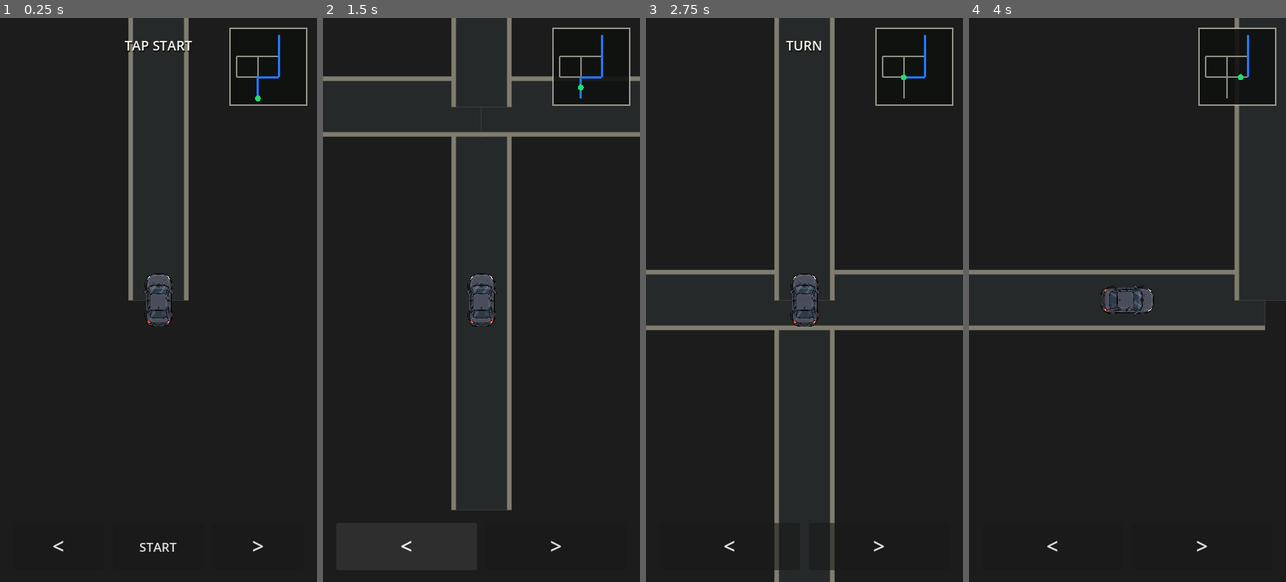
Above: before the commit, frames 1-4 (left to right).
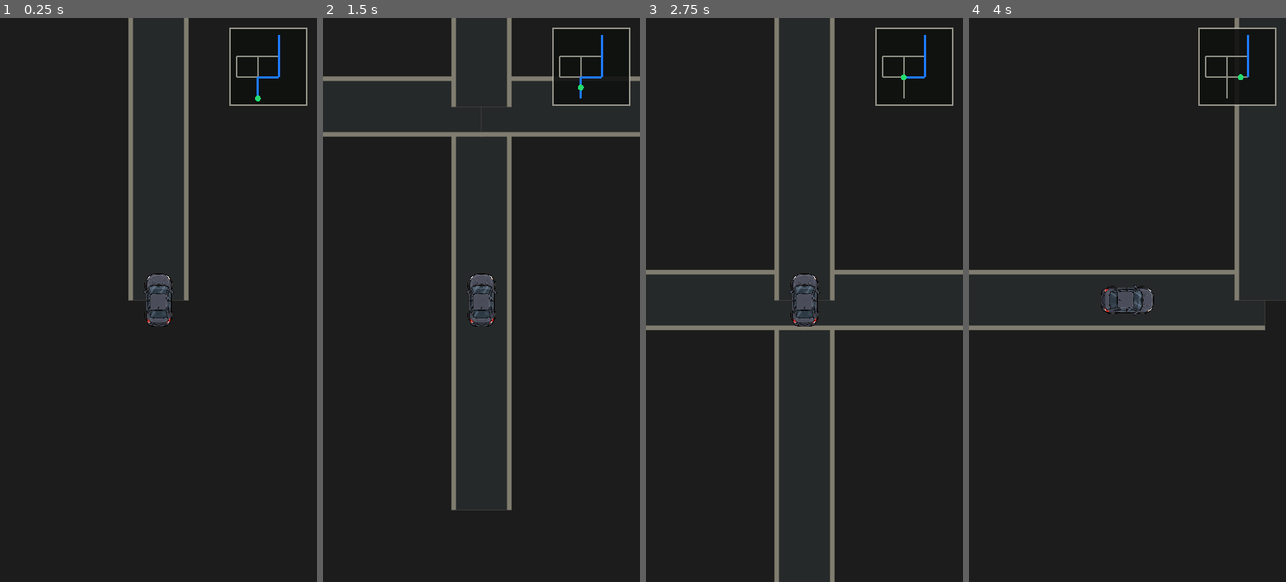
Above: after the commit, the same moments.

Repository: patrickcallahancomedy/comedian
Game: Godot game, scene res://scenes/drive/drive_module.tscn
Same seed, same stepped clock (60 frames per second), same inputs: the game is played once before the commit and once after it.
Inputs (mouse positions are in pixels of both pictures, inside the frame that each line leads up to):
- Up to frame 1 (0.25 s): no input
- Up to frame 2 (1.5 s): click "START" at 0.5 s; click "<" at 1.25 s
- Up to frame 3 (2.75 s): tap Enter (ui_accept) at 2, 2.27 s; move the mouse to (874, 271) at 2.02 s; hold Right from 2.03 s (still down); tap Space at 2.1 s; click (874, 271) at 2.17 s
- Up to frame 4 (4 s): release Right at 2.75 s; click ">" at 2.75 s; drag from (1064, 328) to (1111, 412) at 3.52 s

The runs differ from the first frame. In frame 1, 0.3% of the frame differs, in the area x 16-84%, y 4-95%; in frame 2, less than 0.1%; in frame 3, 0.4%, in the area x 24-76%, y 4-98%; in frame 4, less than 0.1%.

Commit message:
DRIVE v0.14 keep road canvas above background

Diff:
--- a/godot/scenes/drive/drive_module.tscn
+++ b/godot/scenes/drive/drive_module.tscn
@@ -17,6 +17,7 @@
 metadata/_edit_horizontal_guides_ = [382.0]
 
 [node name="GroundBackground" type="ColorRect" parent="." unique_id=1313100671]
+z_index = 0
 layout_mode = 1
 anchors_preset = 15
 anchor_right = 1.0
@@ -26,6 +27,7 @@
 color = Color(0.11, 0.11, 0.11, 1)
 
 [node name="CityMap" type="Control" parent="." unique_id=1442815347]
+z_index = 1
 layout_mode = 1
 anchors_preset = 15
 anchor_right = 1.0
@@ -59,6 +61,7 @@
 horizontal_alignment = 1
 
 [node name="PlayerCar" type="TextureRect" parent="." unique_id=1726496357]
+z_index = 2
 layout_mode = 0
 offset_left = 166.0
 offset_top = 333.0
